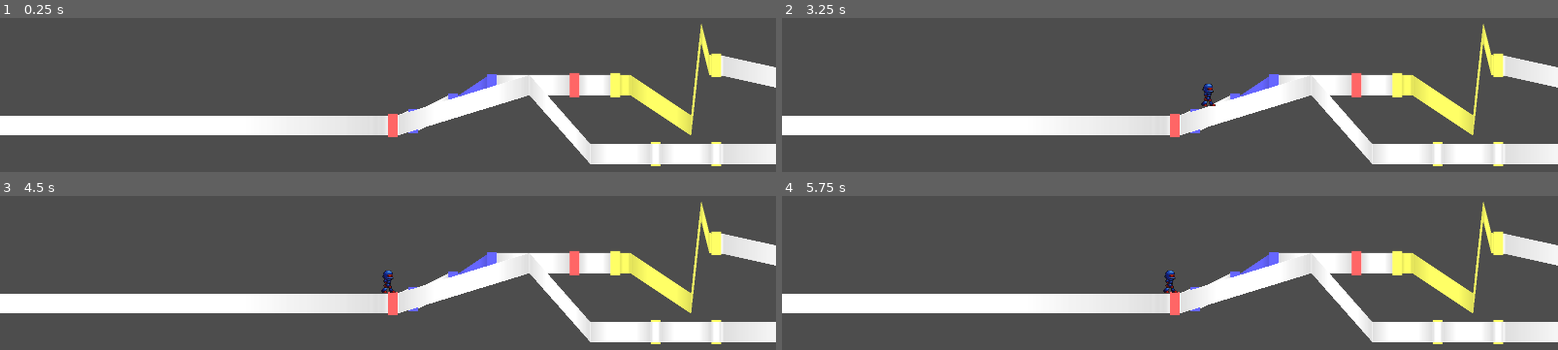
Above: before the commit, frames 1-4 (two rows, left to right).
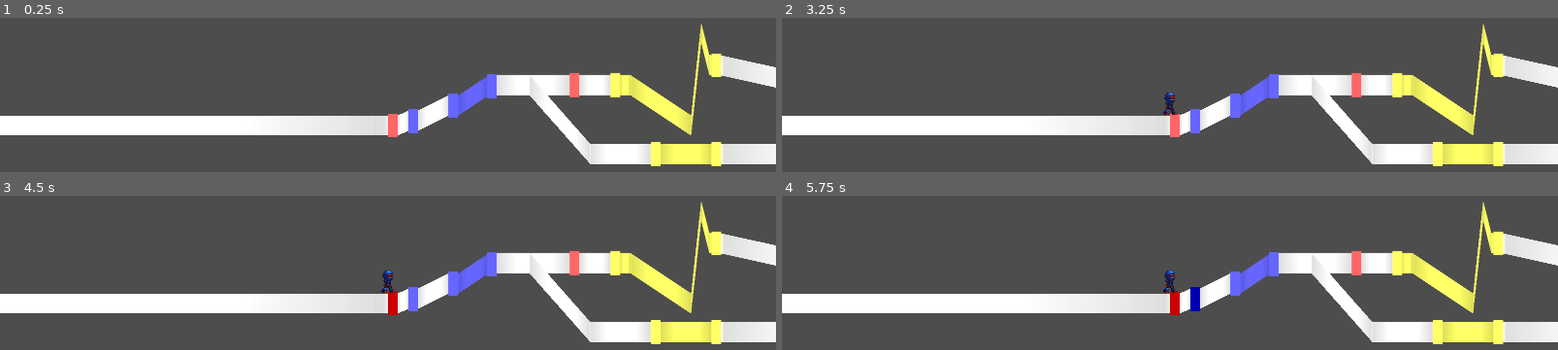
Above: after the commit, the same moments.

Repository: junu192857/Vexatonic-dash-2
Game: Godot game, scene res://Scenes/RhythmScene.tscn
The game is run twice, just before and just after one commit, with the same random seed, the same clock (stepped at 60 frames per second) and the same inputs. Sound files missing from this copy of the repository are replaced by a short silence.
Inputs (mouse positions are in pixels of both pictures, inside the frame that each line leads up to):
- Up to frame 1 (0.25 s): no input
- Up to frame 2 (3.25 s): tap Enter at 0.5, 2.75 s; move the mouse to (1340, 104) at 0.52 s; hold A (a) 0.53-1.25 s; click (1340, 104) at 0.67 s; tap D (d) at 0.8 s; tap Space at 1.25 s; drag from (1014, 147) to (outside the picture) at 1.27 s; move the mouse to (1247, 30) at 2.02 s; hold K (k) 2.03-2.75 s; click (1247, 30) at 2.17 s; tap L (l) at 2.3 s; drag from (outside the picture) to (937, 59) at 2.77 s
- Up to frame 3 (4.5 s): move the mouse to (outside the picture) at 3.52 s; hold S (s) 3.53-4.25 s; click (outside the picture) at 3.67 s; tap A (a) at 3.8 s; drag from (155, 237) to (outside the picture) at 4.27 s
- Up to frame 4 (5.75 s): tap Space at 5 s; move the mouse to (1208, 303) at 5.02 s; hold D (d) from 5.03 s (still down); click (1208, 303) at 5.17 s; tap K (k) at 5.3 s

The runs differ from the first frame. In frame 1, 2.6% of the frame differs, in the area x 51-93%, y 37-95%; in frame 2, 3.0%, in the area x 49-93%, y 37-95%; in frame 3, 2.8%; in frame 4, 2.9%.

Commit message:
단노트에서 start time == end time이도록 변경

Diff:
--- a/vexatonic-dash-2/Scenes/RhythmScene.tscn
+++ b/vexatonic-dash-2/Scenes/RhythmScene.tscn
@@ -5,7 +5,6 @@
 [ext_resource type="PackedScene" uid="uid://byjtw0yjya7ia" path="res://Prefabs/Note.tscn" id="3_4pq8y"]
 [ext_resource type="PackedScene" uid="uid://db3llundjhedf" path="res://Prefabs/Character.tscn" id="3_wib5u"]
 [ext_resource type="PackedScene" uid="uid://cw54hy54u4o3h" path="res://Prefabs/Connector.tscn" id="4_wjq5j"]
-[ext_resource type="AudioStream" uid="uid://c2hh0bkkfx6no" path="res://Charts/Test/HolyTest.mp3" id="6_4pq8y"]
 
 [node name="RhythmScene" type="Node2D" unique_id=2112385734]
 metadata/_edit_vertical_guides_ = [-111.0]
@@ -20,6 +19,5 @@
 CONNECTOR_SCENE = ExtResource("4_wjq5j")
 
 [node name="AudioStreamPlayer" type="AudioStreamPlayer" parent="RhythmManager" unique_id=787445567]
-stream = ExtResource("6_4pq8y")
 
 [node name="Camera2D" type="Camera2D" parent="." unique_id=1505561183]
--- a/vexatonic-dash-2/Scripts/EditorManager.gd
+++ b/vexatonic-dash-2/Scripts/EditorManager.gd
@@ -59,7 +59,7 @@
 	var bpm = initialPanel.get_node("BPMBox").value
 	var music_time = initialPanel.get_node("MusicTimeBox").value
 	levelData.bpm.append(Vector2(0, bpm))
-	levelData.bpm.append(Vector2(INF, 60))
+	levelData.bpm.append(Vector2(Setting.INFINITE, 60))
 	levelData.music_path = music_path.get_file()
 	levelData.length = music_time * 1000
 	chart_loaded = false
@@ -118,6 +118,9 @@
 		bar.queue_free()
 
 	var effective_bit = bit if bit != 0 else 4
+
+	for i in range(levelData.bpm.size() - 1):
+		print("bpm time: %f" % levelData.bpm[i].x)
 
 	for i in range(levelData.bpm.size() - 1):
 		if levelData.bpm[i].x > levelData.bpm[i+1].x:
@@ -426,7 +429,7 @@
 
 	# Case 3 체크
 	var closest_lane: Lane = null
-	var closest_dist: float = INF
+	var closest_dist: float = Setting.INFINITE
 
 	for lane in levelData.lanes:
 		var lane_x_end = Setting.get_posx_from_time(lane.keyframes[-1].x)
@@ -698,7 +701,7 @@
 
 func finish_load_chart():
 	parse(chart_path)
-	levelData.bpm.append(Vector2(INF, 60))
+	levelData.bpm.append(Vector2(Setting.INFINITE, 60))
 	for bpm in levelData.bpm:
 		print("time: %f bpm:%f" % [bpm.x, bpm.y])
 	chart_loaded = true
--- a/vexatonic-dash-2/Scripts/RhythmManager.gd
+++ b/vexatonic-dash-2/Scripts/RhythmManager.gd
@@ -32,6 +32,11 @@
 	# 채보 찍기
 	render_chart()
 
+	#var stream = AudioStreamMP3.new()
+	#stream.data = FileAccess.get_file_as_bytes("res://Charts/Test" + "/" +  levelData.music_path)
+	#musicPlayer.stream = stream
+
+
 	#print(levelData.noteDatas.size())
 	for lane:Lane in levelData.lanes:
 		lane.print_data()
@@ -177,6 +182,7 @@
 	print("LANE SIZE: %d" % lane.notes.size())
 	if (!lane.notes.is_empty()):
 		var last_note_time = lane.notes[-1].get_end_time() #find last note or marker
+		print("last_note_time: %f", last_note_time)
 		if lane.keyframes[-1].x - last_note_time > Setting.time_per_note_width:
 			var connector_time = last_note_time + Setting.time_per_note_width
 			var final_connector = place_connector(-1, connector_time, lane.keyframes[-1].x, lane.lane_index, true,\
--- a/vexatonic-dash-2/Scripts/Scripts_without_Node/ChartParser.gd
+++ b/vexatonic-dash-2/Scripts/Scripts_without_Node/ChartParser.gd
@@ -62,4 +62,5 @@
 			continue
 
 		if current_lane == null and parts.size() >= 5:
-			data.noteDatas.append(NoteData.new(float(parts[0]), int(parts[1]), int(parts[2]), float(parts[3]), int(parts[4])))
+			data.noteDatas.append(NoteData.new(float(parts[0]), int(parts[1]), int(parts[2]), \
+					float(parts[3]) if int(parts[2]) == 1 else float(parts[0]), int(parts[4])))
--- a/vexatonic-dash-2/Scripts/Scripts_without_Node/Setting.gd
+++ b/vexatonic-dash-2/Scripts/Scripts_without_Node/Setting.gd
@@ -25,3 +25,5 @@
 static var time_per_note_width = NOTE_WIDTH / (PX_PER_MS * speed)
 
 static var EPSILON = 0.001
+
+static var INFINITE = 99999999
Not shown, changed: vexatonic-dash-2/Charts/Test/Easy.txt
